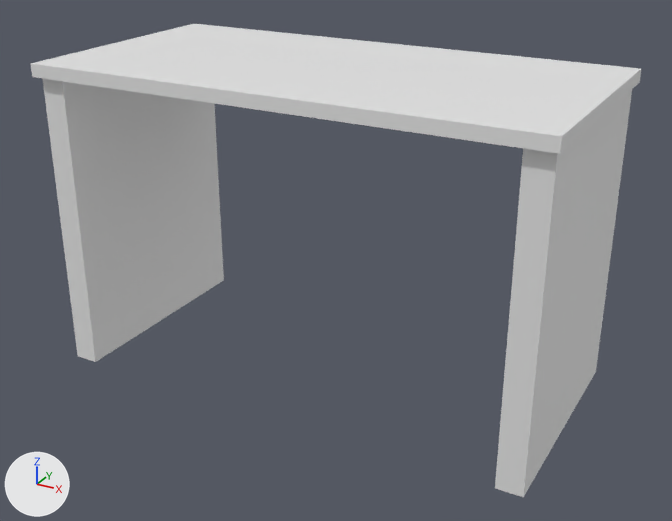
Before and after pictures for a commit that changed the glTF model escritorio.glb.
One viewpoint serves both versions: a camera (50 mm lens) standing at (0.993, -1.789, 1.181) and looking at (0.023, -0.025, 0.299). Every picture has the same lights, and +X, +Y and +Z are marked at lower left. The older version comes first. Materials are left out; every surface is plain grey. Where no turn or scale is listed for an object, it has been applied to the vertices. Vertices at exactly the same position are counted once.

Names of what the first picture shows: 'escritorio_0', 'escritorio_1', 'escritorio_2'.
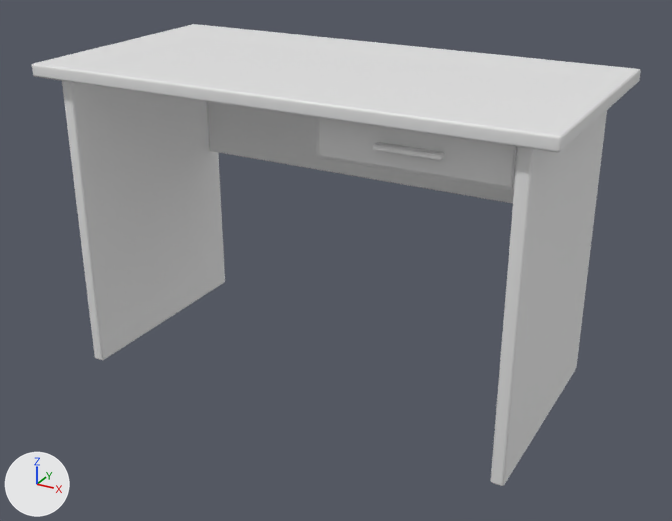
The change, as JSON lines over the scene's bpy script:
```json
{"block": "me_geometry_0", "where": "# used by ob_escritorio_0; location = (0.0, 0.0, 0.0)"}
{"op": "remove", "block": "me_geometry_0", "code": "me_geometry_0.from_pydata(...)  # 8 vertices, 12 faces; spans x -0.6..0.6, y -0.3..0.3, z 0.72..0.75"}
{"op": "add", "block": "me_geometry_0", "code": "me_geometry_0.from_pydata(...)  # 216 vertices, 428 faces; spans x -0.6..0.6, y -0.3..0.3, z 0.72..0.75"}
{"block": "me_geometry_0", "change": "me_geometry_0 part 1: 8 vertices removed from x -0.6..0.6, y -0.3..0.3, z 0.72..0.75; 216 vertices added at x -0.6..0.6, y -0.3..0.3, z 0.72..0.75"}
{"block": "me_geometry_1", "where": "# used by ob_escritorio_1; location = (0.0, 0.0, 0.0)"}
{"op": "remove", "block": "me_geometry_1", "code": "me_geometry_1.from_pydata(...)  # 8 vertices, 12 faces; spans x -0.59..-0.53, y -0.28..0.28, z 0.0..0.72"}
{"op": "add", "block": "me_geometry_1", "code": "me_geometry_1.from_pydata(...)  # 216 vertices, 428 faces; spans x -0.545..-0.515, y -0.27..0.27, z 0.0..0.72"}
{"block": "me_geometry_1", "change": "me_geometry_1 part 2: 8 vertices removed from x -0.59..-0.53, y -0.28..0.28, z 0.0..0.72; 216 vertices added at x -0.545..-0.515, y -0.27..0.27, z 0.0..0.72"}
{"block": "me_geometry_2", "where": "# used by ob_escritorio_2; location = (0.0, 0.0, 0.0)"}
{"op": "remove", "block": "me_geometry_2", "code": "me_geometry_2.from_pydata(...)  # 8 vertices, 12 faces; spans x 0.53..0.59, y -0.28..0.28, z 0.0..0.72"}
{"op": "add", "block": "me_geometry_2", "code": "me_geometry_2.from_pydata(...)  # 216 vertices, 428 faces; spans x 0.515..0.545, y -0.27..0.27, z 0.0..0.72"}
{"block": "me_geometry_2", "change": "me_geometry_2 part 3: 8 vertices removed from x 0.53..0.59, y -0.28..0.28, z 0.0..0.72; 216 vertices added at x 0.515..0.545, y -0.27..0.27, z 0.0..0.72"}
{"block": "me_geometry_3", "where": "# used by ob_escritorio_3; location = (0.0, 0.0, 0.0)"}
{"op": "remove", "block": "me_geometry_3", "code": "me_geometry_3.from_pydata(...)  # 8 vertices, 12 faces; spans x -0.4..0.4, y 0.105..0.255, z 0.615..0.625"}
{"op": "add", "block": "me_geometry_3", "code": "me_geometry_3.from_pydata(...)  # 216 vertices, 428 faces; spans x -0.515..0.515, y 0.224..0.236, z 0.42..0.7"}
{"block": "me_geometry_3", "change": "me_geometry_3 part 4: 8 vertices removed from x -0.4..0.4, y 0.105..0.255, z 0.615..0.625; 216 vertices added at x -0.515..0.515, y 0.224..0.236, z 0.42..0.7"}
{"op": "add", "block": "me_geometry_6", "code": ["me_geometry_6 = bpy.data.meshes.new('geometry_6')", "me_geometry_6.from_pydata(...)  # 216 vertices, 428 faces; spans x 0.235..0.375, y -0.271..-0.249, z 0.664..0.676"]}
{"op": "add", "block": "me_geometry_5", "code": ["me_geometry_5 = bpy.data.meshes.new('geometry_5')", "me_geometry_5.from_pydata(...)  # 216 vertices, 428 faces; spans x 0.105..0.505, y -0.249..-0.231, z 0.628..0.712"]}
{"op": "add", "block": "me_geometry_4", "code": ["me_geometry_4 = bpy.data.meshes.new('geometry_4')", "me_geometry_4.from_pydata(...)  # 216 vertices, 428 faces; spans x 0.095..0.515, y -0.24..0.24, z 0.62..0.72"]}
{"op": "add", "block": "ob_escritorio_6", "code": ["ob_escritorio_6 = bpy.data.objects.new('escritorio_6', me_geometry_6)", "ob_escritorio_6.location = (0.0, 0.0, 0.0)"]}
{"op": "add", "block": "ob_escritorio_5", "code": ["ob_escritorio_5 = bpy.data.objects.new('escritorio_5', me_geometry_5)", "ob_escritorio_5.location = (0.0, 0.0, 0.0)"]}
{"op": "add", "block": "ob_escritorio_4", "code": ["ob_escritorio_4 = bpy.data.objects.new('escritorio_4', me_geometry_4)", "ob_escritorio_4.location = (0.0, 0.0, 0.0)"]}
```

Location of each change, (x1, y1, x2, y2) in pixels of the pictures (672 x 521 px):
```json
{"object": "escritorio_0", "change": "reshaped", "before": [31, 24, 641, 154], "after": [32, 24, 641, 152]}
{"object": "escritorio_1", "change": "reshaped", "before": [43, 79, 224, 362], "after": [62, 81, 225, 360], "on screen": "10% narrower"}
{"object": "escritorio_2", "change": "reshaped", "before": [495, 90, 632, 497], "after": [491, 110, 607, 486], "on screen": "15% narrower, 8% shorter"}
{"object": "escritorio_3", "change": "reshaped", "after": [207, 102, 514, 203], "on screen": "not visible before"}
{"object": "escritorio_5", "change": "added", "after": [318, 118, 516, 188]}
{"object": "escritorio_6", "change": "added", "after": [373, 143, 444, 161]}
{"object": "escritorio_4", "change": "added", "after": [316, 118, 517, 190], "on screen": "mostly hidden"}
```
